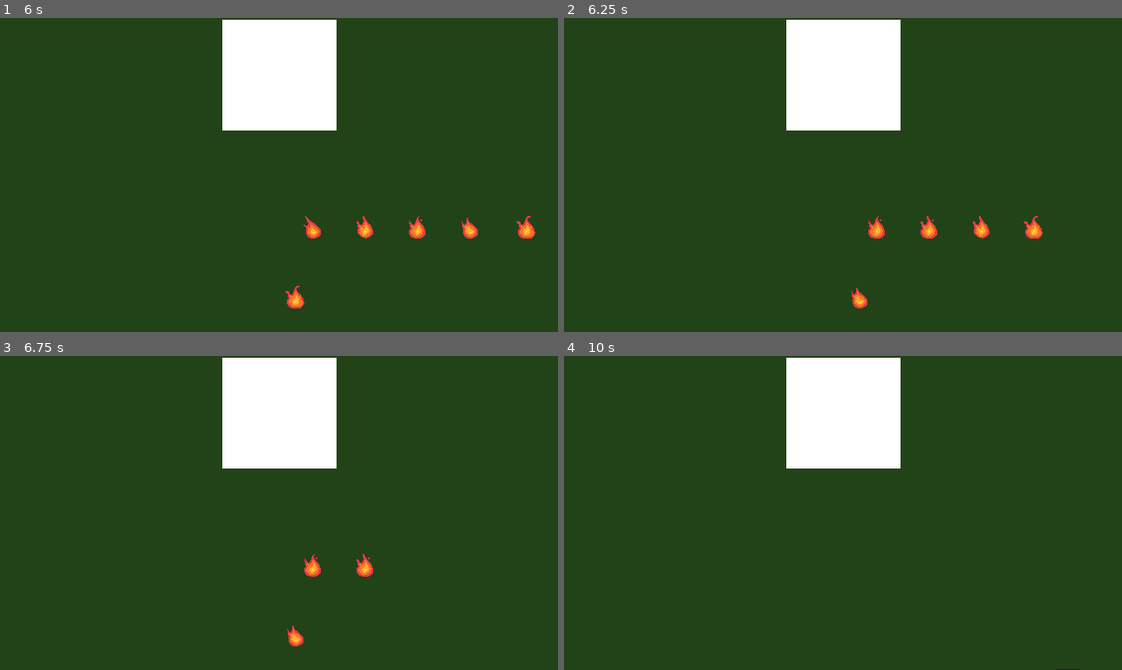
Above: before the commit, frames 1-4 (two rows, left to right).
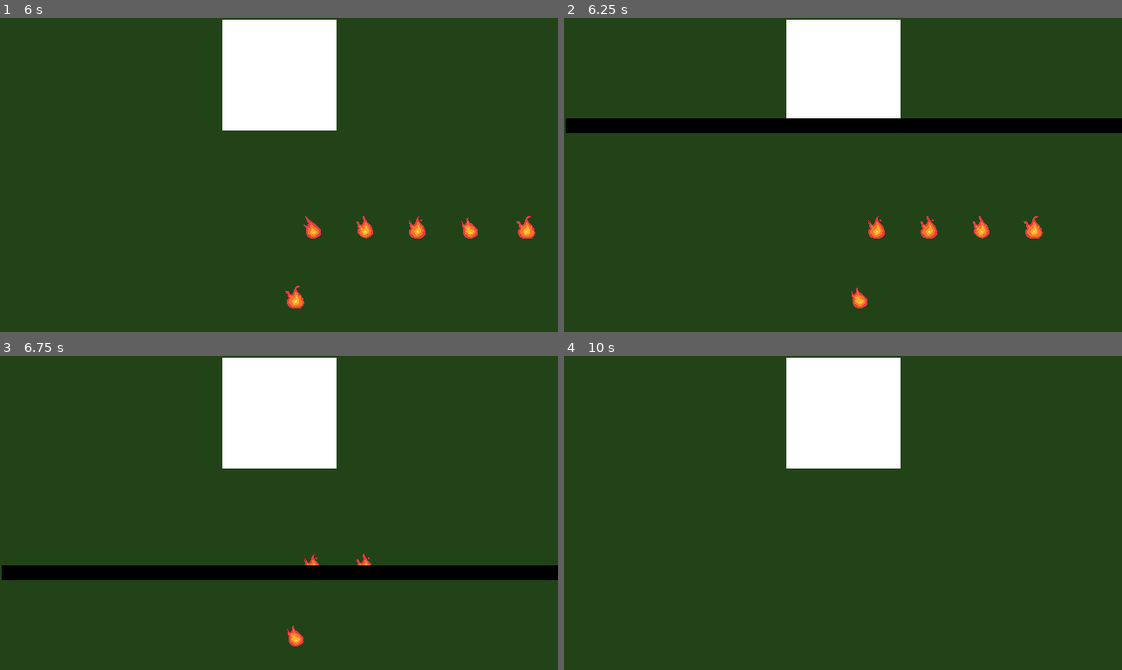
Above: after the commit, the same moments.

Repository: SamuelMTL/AmazonProject
Game: Godot game, scene res://Scenes/Dungeons/MataDaTerraFirme/BossRoom.tscn
Same seed, same stepped clock (60 frames per second), same inputs: the game is played once before the commit and once after it. This scene is started directly instead of the project's main scene. Sound files missing from this copy of the repository are replaced by a short silence.
Inputs (mouse positions are in pixels of both pictures, inside the frame that each line leads up to):
- Up to frame 1 (6 s): move the mouse to (401, 159) at 0.52 s; hold Right (ui_right) 0.53-1.28 s; click (401, 159) at 0.6 s; move the mouse to (167, 190) at 1.27 s; hold Down (ui_down) 1.28-2.03 s; tap R (BoitataPower) at 1.35 s; click (167, 190) at 1.55 s; tap Enter at 2, 3.5 s; move the mouse to (334, 105) at 2.02 s; hold Right (ui_right) 2.03-2.78 s; tap Q (CurupiraPower) at 2.1 s; click (334, 105) at 2.3 s; tap Space (dash) at 2.75, 5.1 s; move the mouse to (251, 237) at 2.77 s; hold Up (ui_up) 2.78-3.53 s; tap H (Habilidades) at 2.85 s; click (251, 237) at 3.05 s; move the mouse to (446, 222) at 3.52 s; hold Left (ui_left) 3.53-5.03 s; tap E (IaraPower) at 3.6 s; click (446, 222) at 3.8 s; move the mouse to (111, 127) at 4.27 s; click (111, 127) at 4.35 s; move the mouse to (306, 175) at 5.02 s; hold Down (ui_down) 5.03-5.78 s; click (306, 175) at 5.3 s; move the mouse to (195, 96) at 5.77 s; hold Right (ui_right) from 5.78 s (still down); tap 3 (equip_boleadeira) at 5.85 s
- Up to frame 2 (6.25 s): keep holding Right (ui_right); click (759, 96) at 6.05 s
- Up to frame 3 (6.75 s): move the mouse to (401, 497) at 6.52 s; release Right (ui_right) at 6.53 s; hold Up (ui_up) from 6.53 s (still down); tap 2 (equip_lanca) at 6.6 s
- Up to frame 4 (10 s): click (965, 497) at 6.8 s; move the mouse to (731, 528) at 7.27 s; release Up (ui_up) at 7.28 s; hold Right (ui_right) 7.28-8.03 s; tap 1 (equip_tacape) at 7.35 s; click (731, 528) at 7.55 s; tap Space (dash) at 8, 9.5 s; move the mouse to (898, 443) at 8.02 s; hold Down (ui_down) 8.03-8.78 s; tap 4 (equip_zarabatana) at 8.1 s; click (898, 443) at 8.3 s; tap Enter at 8.75 s; move the mouse to (815, 575) at 8.77 s; hold Left (ui_left) 8.78-9.53 s; click (815, 575) at 8.85 s; move the mouse to (1010, 560) at 9.52 s; hold Up (ui_up) from 9.53 s (still down); tap R (BoitataPower) at 9.6 s; click (1010, 560) at 9.8 s

Frame 1 is identical in both runs. In frame 2, 4.7% of the frame differs, in the area x 0-100%, y 31-37%; in frame 3, 4.7%; in frame 4, less than 0.1%.

Commit message:
sound attack criado e ciclo de ataques criado

Diff:
--- a/amazonproject/Components/BossAttacks/SoundAttack/SoundAttack.tscn
+++ b/amazonproject/Components/BossAttacks/SoundAttack/SoundAttack.tscn
@@ -1,3 +1,29 @@
-[gd_scene format=3 uid="uid://1vkvwcg8jf03"]
+[gd_scene load_steps=3 format=3 uid="uid://1vkvwcg8jf03"]
+
+[ext_resource type="Script" path="res://Components/BossAttacks/SoundAttack/sound_attack.gd" id="1_gio7h"]
+
+[sub_resource type="RectangleShape2D" id="RectangleShape2D_6ulfu"]
+size = Vector2(639, 17.5)
 
 [node name="SoundAttack" type="Node2D"]
+script = ExtResource("1_gio7h")
+
+[node name="ColorRect" type="ColorRect" parent="."]
+anchors_preset = 8
+anchor_left = 0.5
+anchor_top = 0.5
+anchor_right = 0.5
+anchor_bottom = 0.5
+offset_left = -319.5
+offset_top = -8.5
+offset_right = 319.5
+offset_bottom = 8.5
+grow_horizontal = 2
+grow_vertical = 2
+color = Color(0, 0, 0, 1)
+
+[node name="Area2D" type="Area2D" parent="ColorRect"]
+
+[node name="CollisionShape2D" type="CollisionShape2D" parent="ColorRect/Area2D"]
+position = Vector2(321, 8.25)
+shape = SubResource("RectangleShape2D_6ulfu")
--- a/amazonproject/Components/BossAttacks/SoundAttack/sound_attack.gd
+++ b/amazonproject/Components/BossAttacks/SoundAttack/sound_attack.gd
@@ -1 +1,12 @@
 extends Node2D
+
+@export var speed: float = 250.0
+@export var direction: Vector2 = Vector2.DOWN
+@export var lifetime: float = 4.0
+
+func _ready():
+	await get_tree().create_timer(lifetime).timeout
+	queue_free()
+
+func _physics_process(delta: float) -> void:
+	position += direction * speed * delta
--- a/amazonproject/Components/BossComponent/boss_component.gd
+++ b/amazonproject/Components/BossComponent/boss_component.gd
@@ -2,11 +2,41 @@
 
 var player: Node2D
 var fire_attack_component = preload("res://Components/BossAttacks/FireAttack/BossFireAttack.tscn")
+var sound_attack_component = preload("res://Components/BossAttacks/SoundAttack/SoundAttack.tscn")
+
+var attack_interval := 6.0  # tempo entre ataques
+var attack_index := 0
+var attacks = []  # lista de funções
 
 func _ready():
 	player = get_tree().get_first_node_in_group("Player")
 
-func use_fire_attack(player: Node2D):
+	attacks = [
+		Callable(self, "use_fire_attack"),
+		Callable(self, "use_sound_attack"),
+	]
+
+	start_attack_cycle()
+
+func attack_cycle() -> void:
+	while true:
+		# pega o ataque atual
+		var attack_func = attacks[attack_index]
+
+		# executa
+		attack_func.call()
+
+		# avança para o próximo ataque
+		attack_index = (attack_index + 1) % attacks.size()
+
+		# espera antes do próximo
+		await get_tree().create_timer(attack_interval).timeout
+
+func start_attack_cycle() -> void:
+	attack_cycle()
+
+
+func use_fire_attack():
 	var amount = 5
 	var radius = 120
 
@@ -25,5 +55,8 @@
 		get_tree().current_scene.add_child(fire)
 
 
-func _on_fire_attack_timeout() -> void:
-	use_fire_attack(player)
+func use_sound_attack():
+	var attack = sound_attack_component.instantiate()
+
+	get_tree().current_scene.add_child(attack)
+	attack.position = position
